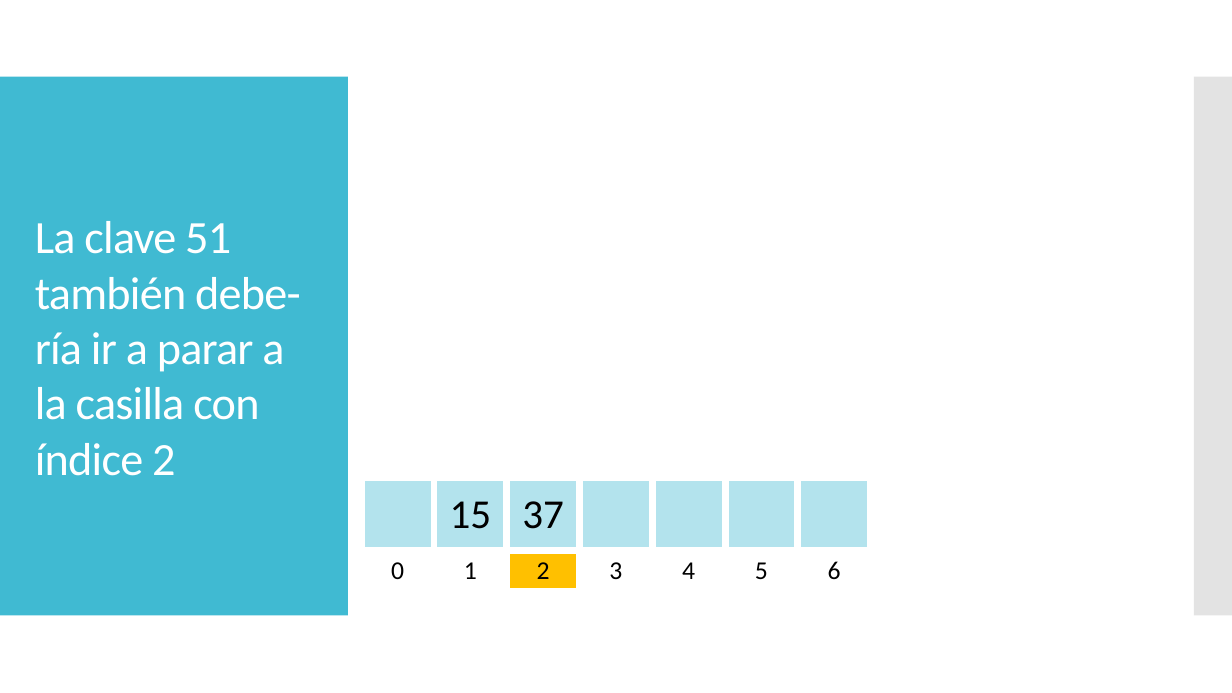
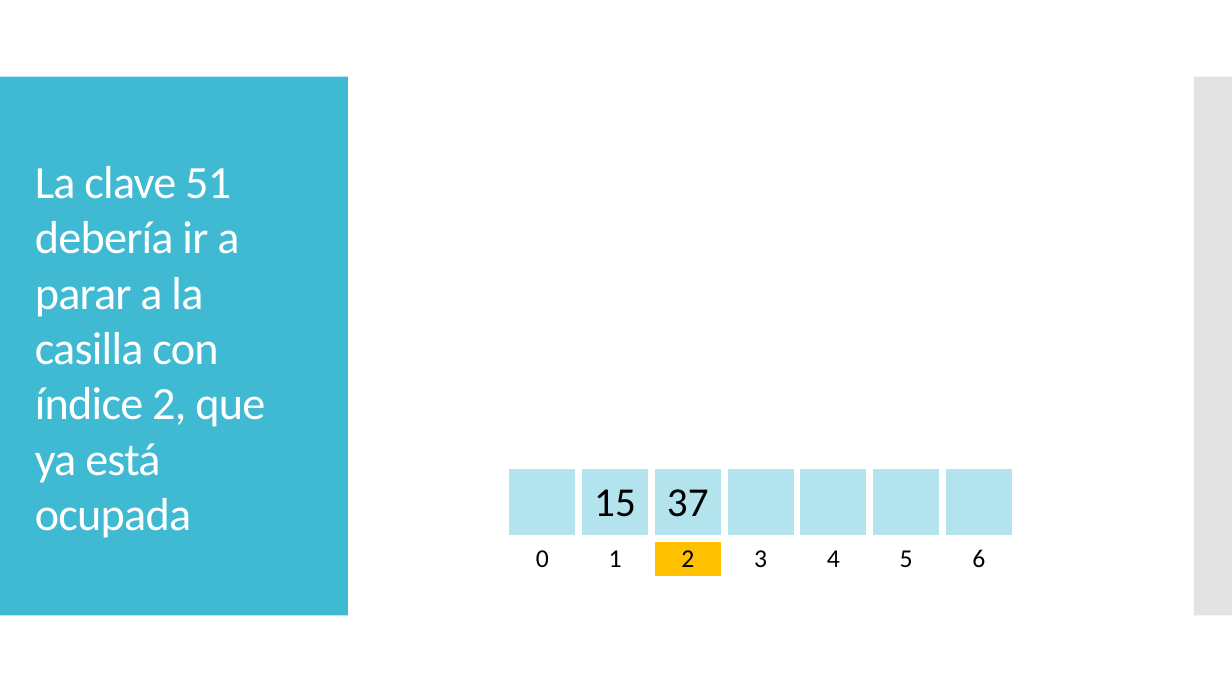
Before and after one commit to chris-carstens/2020-2, a slide deck: slide 21 of Clases/11 - Tablas de Hash/Tablas de hash.pptx (slide 25 before the commit). Drawn at 1232x693 pixels with LibreOffice and Linux fonts; fonts in the diff are those of the drawing; grey boxes stand for pictures. Boxes give left, top, right and bottom in pixels: in the first picture for what was removed or moved away, otherwise in the second. Text is boxed around its words. In the diff, an @@ line names an element or a change of style, - is before the commit and + after.

```diff
--- a/Clases/11 - Tablas de Hash/Tablas de hash.pptx
+++ b/Clases/11 - Tablas de Hash/Tablas de hash.pptx
@@ title at (x1=35, y1=166, x2=265, y2=538): text changed @@
-La clave 51 también debe-ría ir a parar a la casilla con índice 2
+La clave 51 debería ir a parar a la casilla con índice 2, que ya está ocupada
@@ table moved from (x1=361, y1=478, x2=872, y2=591) to (x1=506, y1=466, x2=1018, y2=579) @@
```
Also in this commit, not shown: 20 other slides changed, 9 slides added, 5 slides removed, 3 other files.
